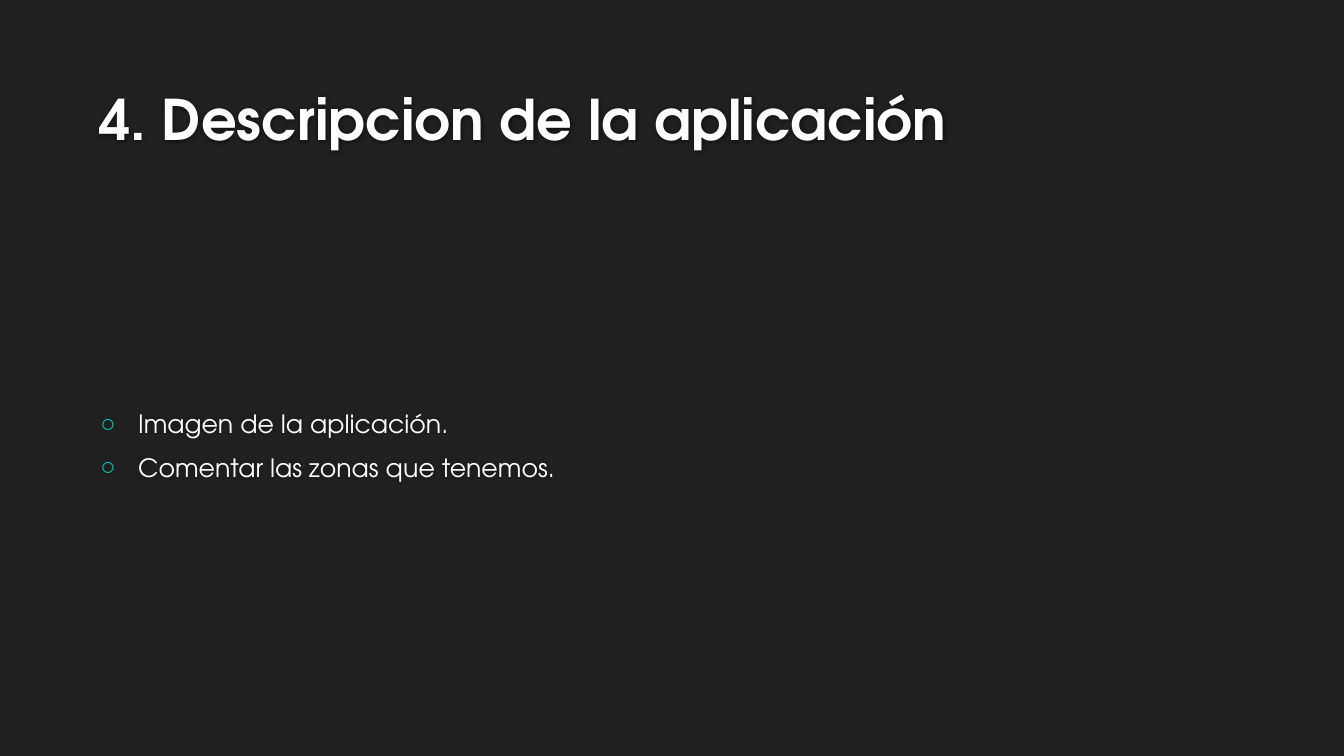
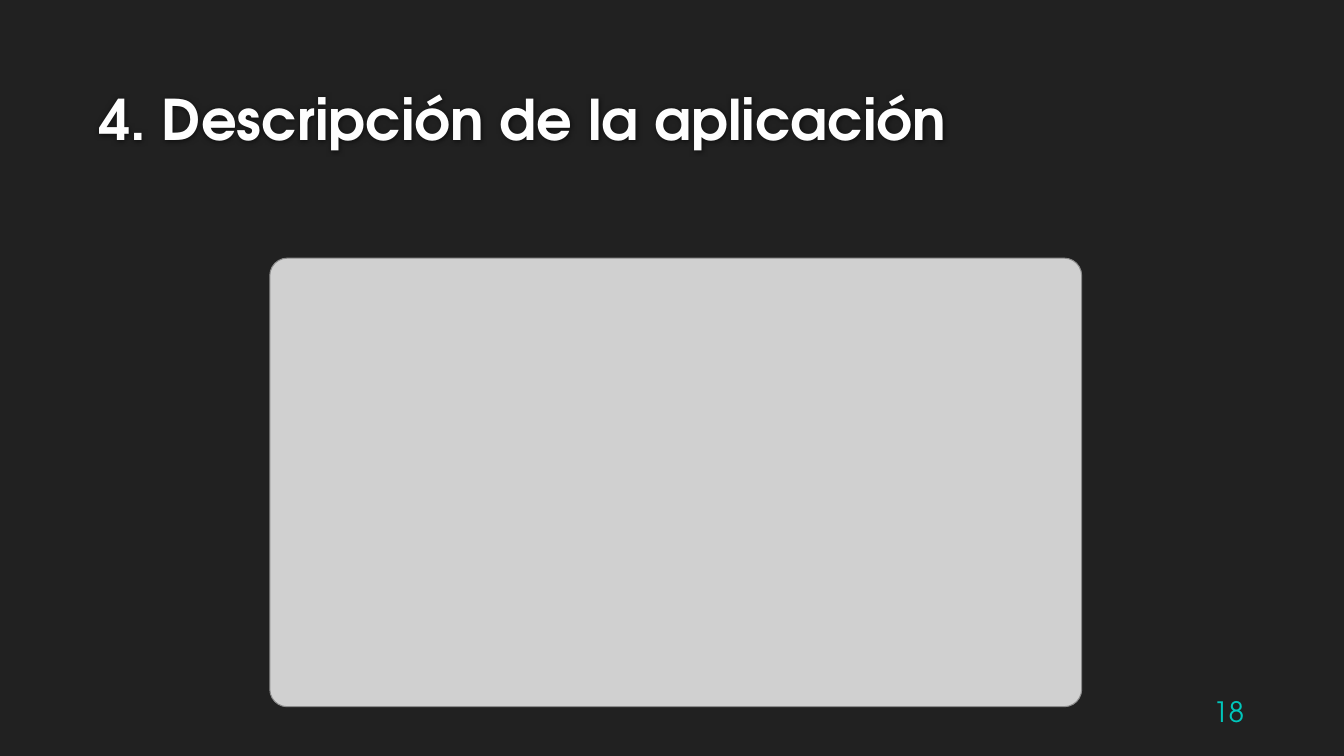
Before and after one commit to Zigic23/TFG-RobotSiguelineas, a slide deck: slide 18 of Presentación/Presentacion TFG.pptx (slide 15 before the commit). Drawn at 1344x756 pixels with LibreOffice and Linux fonts; fonts in the diff are those of the drawing; grey boxes stand for pictures; background and template pictures are left out. Boxes give left, top, right and bottom in pixels: in the first picture for what was removed or moved away, otherwise in the second. Text is boxed around its words. In the diff, an @@ line names an element or a change of style, - is before the commit and + after.

```diff
--- a/Presentación/Presentacion TFG.pptx
+++ b/Presentación/Presentacion TFG.pptx
@@ title at (99, 94, 946, 151): text changed @@
-4. Descripcion de la aplicación
+4. Descripción de la aplicación
@@ picture added at (270, 258, 1082, 707) @@
@@ text removed at (138, 414, 555, 482) @@
-○ Imagen de la aplicación.
-○ Comentar las zonas que tenemos.
@@ page number added at (1213, 701, 1244, 723), 20 pt, text #00C6BB @@
+18
```
Also in this commit, not shown: 16 other slides changed, 11 slides added, 2 slides removed, 4 other files.
